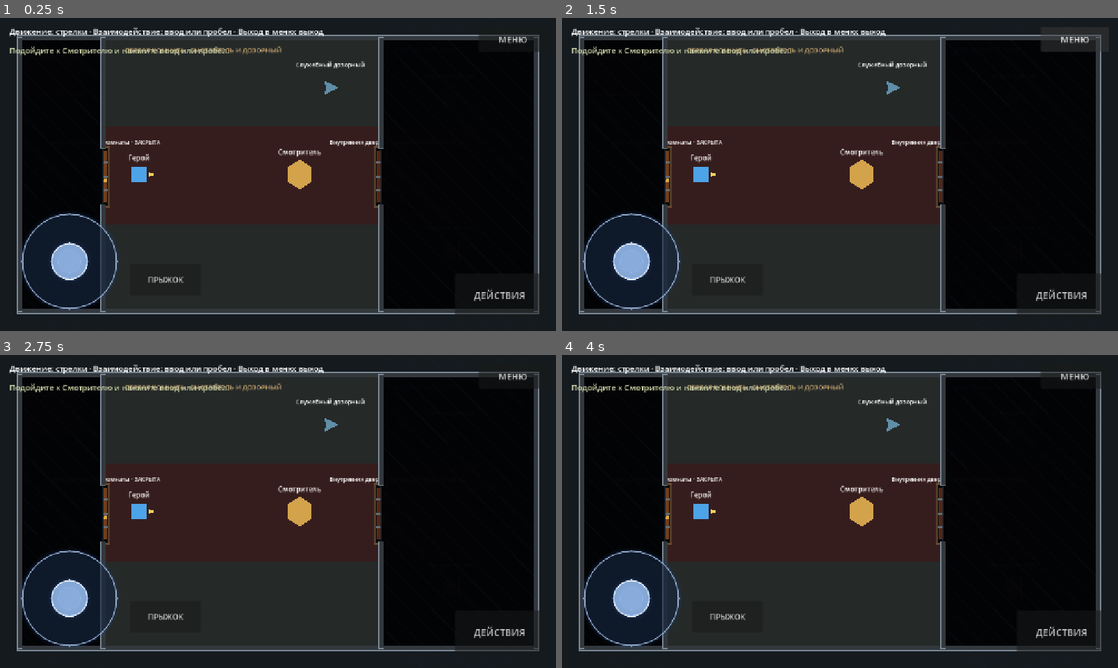
Above: before the commit, frames 1-4 (two rows, left to right).
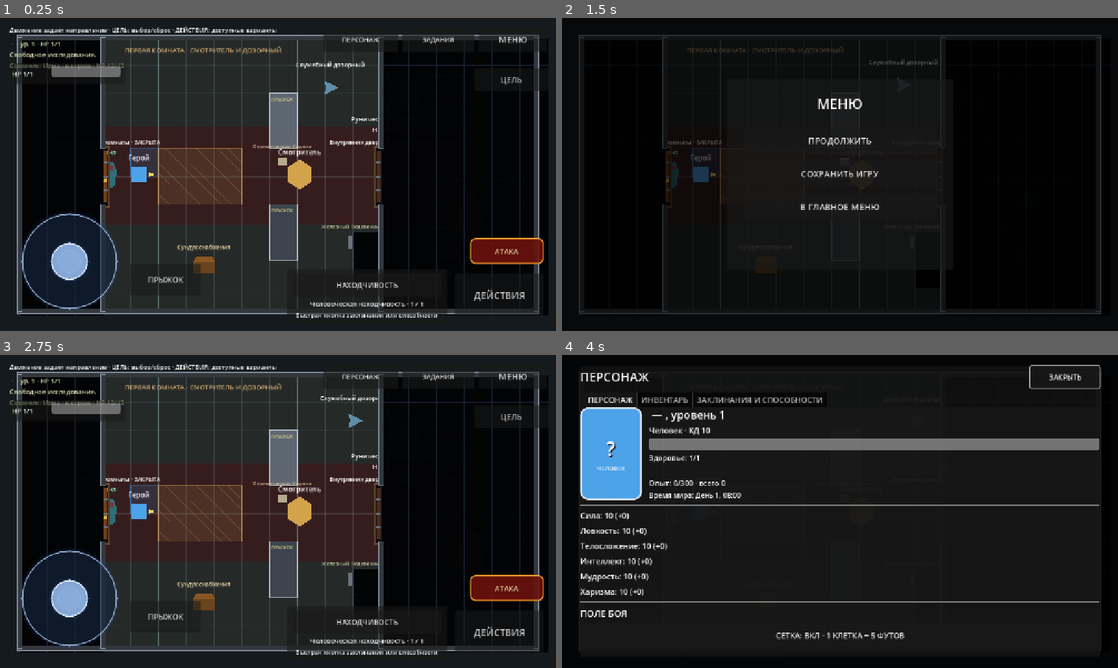
Above: after the commit, the same moments.

Repository: eretenkodaniil16-rgb/rpg-project
Game: Godot game, scene res://scenes/game/game.tscn
Two runs of this game, one before a commit and one after it. Both use one fixed random seed, a clock stepped at 60 frames per second and the inputs below. This scene is started directly instead of the project's main scene.
Inputs (mouse positions are in pixels of both pictures, inside the frame that each line leads up to):
- Up to frame 1 (0.25 s): no input
- Up to frame 2 (1.5 s): click "ДЕЙСТВИЯ" at 0.5 s; click "МЕНЮ" at 1.25 s
- Up to frame 3 (2.75 s): click (278, 477) at 2 s, where only the run after the commit has a clickable "ПРОДОЛЖИТЬ"
- Up to frame 4 (4 s): click "ПРЫЖОК" at 2.75 s; click (923, 376) at 3.5 s, where only the run after the commit has a clickable "ПЕРСОНАЖ"

The runs differ from the first frame. In frame 1, 12% of the frame differs, in the area x 1-99%, y 2-96%; in frame 2, 42%; in frame 3, 12%; in frame 4, 36%.
Error before the commit: Parse Error: Function "resolve_npc_attack()" is a coroutine, so it must be called with "await". (res://scripts/game/game_guard_post_polish_runtime.gd:19)

Commit message:
fix: сохранить coroutine-контракт атак NPC

Diff:
--- a/scripts/game/game_guard_post_polish_runtime.gd
+++ b/scripts/game/game_guard_post_polish_runtime.gd
@@ -16,7 +16,7 @@
 			damage_bonus,
 			damage_type
 		)
-	return super.resolve_npc_attack(
+	return await super.resolve_npc_attack(
 		attacker,
 		attack_bonus,
 		damage_die,
